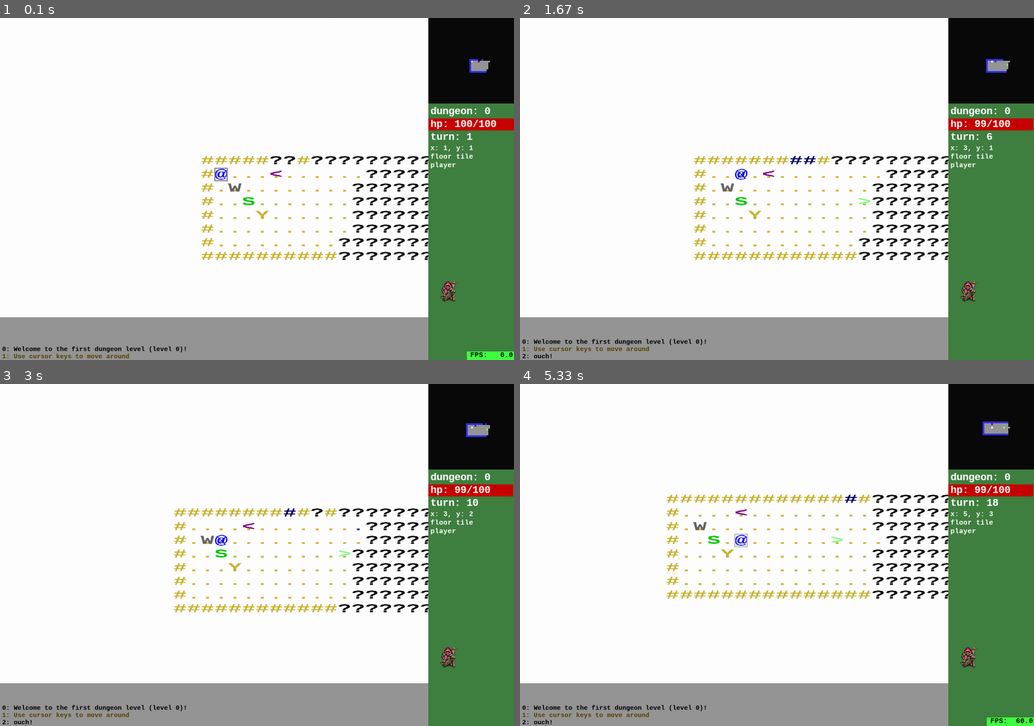
Above: before the commit, frames 1-4 (two rows, left to right).
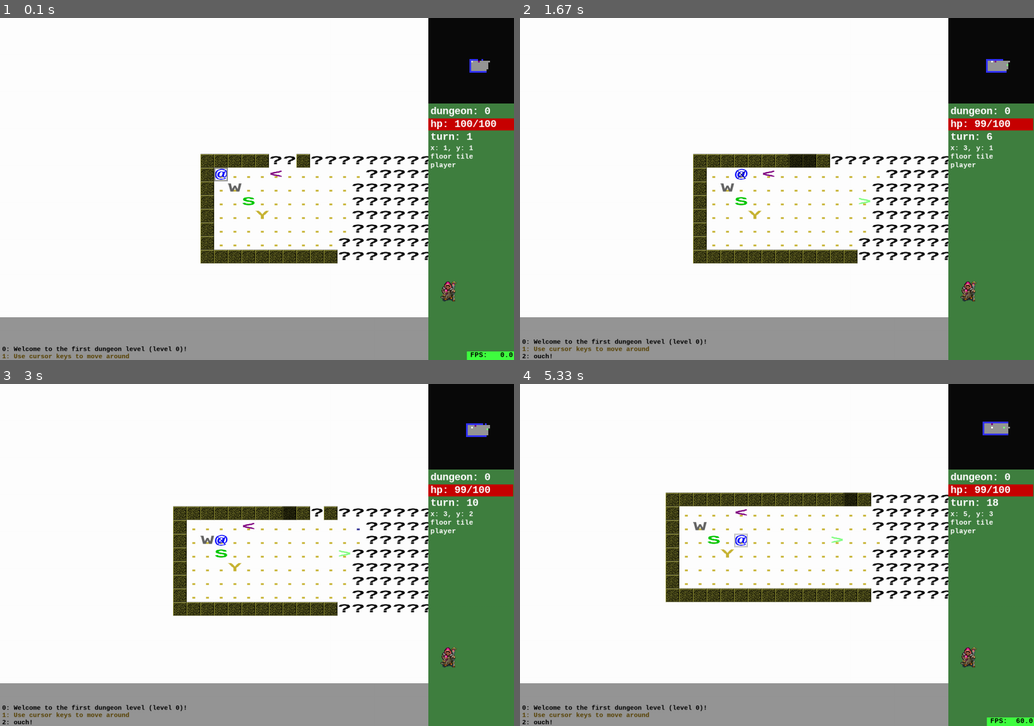
Above: after the commit, the same moments.

Repository: spheppner/roguebasin_python3
Game: pygame game, started from base_pygame_12.py
The game is run twice, just before and just after one commit, with the same random seed, the same clock (stepped at 60 frames per second) and the same inputs.
Inputs:
- Up to frame 1 (0.1 s): no input
- Up to frame 2 (1.67 s): hold Right 0.33-0.8 s; hold Up 0.83-1.13 s; tap Space at 0.9, 1.23, 1.53 s; tap Shift at 0.98 s; hold Right 1.17-1.63 s; tap 1 at 1.32 s
- Up to frame 3 (3 s): hold Down 2.23-2.53 s; tap Space at 2.3, 2.63, 2.93 s; tap Shift at 2.38 s; tap 1 at 2.72 s
- Up to frame 4 (5.33 s): hold Right 3.4-4.03 s; tap Space at 3.47, 3.77, 4.13, 5.03 s; tap Shift at 3.55, 5.12 s; hold Down 4.07-4.43 s; tap 1 at 4.22 s; hold Right from 4.97 s (still down)

The runs differ from the first frame. In frame 1, 2.4% of the frame differs, in the area x 39-66%, y 39-72%; in frame 2, 3.1%; in frame 3, 3.2%; in frame 4, 4.0%, in the area x 28-69%, y 31-64%.

Commit message:
Update base_pygame_12.py

Diff:
--- a/base_pygame_12.py
+++ b/base_pygame_12.py
@@ -959,27 +959,33 @@
         feats_img = pygame.image.load(os.path.join("data", "feat.png"))
         feats_dark_img = feats_img.copy()
         # blit a darker picture over the original to darken
-        darken_percent = .25
+        darken_percent = .50
         for (original, copy) in [(walls_img, walls_dark_img), (floors_img, floors_dark_img),
                                  (feats_img, feats_dark_img)]:
             dark = pygame.surface.Surface(original.get_size()).convert_alpha()
             dark.fill((0, 0, 0, darken_percent * 255))
             copy.blit(dark, (0, 0))  # blit dark surface over original
         # get a list of floor tiles and another list of wall tiles, each with an index
-        for (original, targetlist, width, height) in ((walls_img, self.lightwalls, 32, 32),
-                                                      (walls_dark_img, self.darkwalls, 32, 32),
-                                                      (floors_img, self.lightfloors, 32, 32),
-                                                      (floors_dark_img, self.darkfloors, 32, 32),
-                                                      (feats_img, self.lightfeats, 29, 32),
-                                                      (feats_dark_img, self.darkfeats, 29, 32)):
-            size_x, size_y = original.get_size()
-            # print(original, "size:", size_x, size_y)
-            for y in range(0, size_y + 1, height):
-                for x in range(0, size_x + 1, width):
-                    img = pygame.surface.Surface((width, height))
-                    img.blit(original, (0, 0), (x, y, width, height))
-                    img.convert()
-                    targetlist.append(img)
+        #for (original, targetlist, width, height) in ((walls_img, self.lightwalls, 32, 32),
+        #                                              (walls_dark_img, self.darkwalls, 32, 32),
+        #                                              (floors_img, self.lightfloors, 32, 32),
+        #                                              (floors_dark_img, self.darkfloors, 32, 32),
+        #                                              (feats_img, self.lightfeats, 29, 32),
+        #                                              (feats_dark_img, self.darkfeats, 29, 32)):
+        #    size_x, size_y = original.get_size()
+        #    # print(original, "size:", size_x, size_y)
+        #    for y in range(0, size_y + 1, height):
+        #        for x in range(0, size_x + 1, width):
+        #            img = pygame.surface.Surface((width, height))
+        #            img.blit(original, (0, 0), (x, y, width, height))
+        #            img.convert()
+        #            targetlist.append(img)
+
+        # ---- add single subimage to darkwalls and lightwalls---
+        # x1,y1, x2,y2: 0,225, 32 , 256
+        self.lightwalls.append(pygame.Surface.subsurface(walls_img, (0,255,32,32)))
+        self.darkwalls.append(pygame.Surface.subsurface(walls_dark_img, (0,255,32,32)))
+
 
         self.wolf_tile = make_text("W", font_color=(100, 100, 100), grid_size=self.grid_size)[0]
         self.snake_tile = make_text("S", font_color=(0, 200, 0), grid_size=self.grid_size)[0]
@@ -990,10 +996,10 @@
         self.yeti_tile = make_text("Y", font_color=(200, 180, 50), grid_size=self.grid_size)[0]
         ##self.floor_tile_dark = self.darkfloors[4*32+0]
         ##self.floor_tile_light = self.lightfloors[4*32+0]
-        self.wall_tile_dark = make_text("#", font_color=(0, 0, 100), grid_size=self.grid_size)[0]
-        ##self.wall_tile_dark = self.darkwalls[3*32+0]   # 0
-        self.wall_tile_light = make_text("#", font_color=(200, 180, 50), grid_size=self.grid_size)[0]
-        ##self.wall_tile_light = self.lightwalls[3*32+0]  # 0
+        #self.wall_tile_dark = make_text("#", font_color=(0, 0, 100), grid_size=self.grid_size)[0]
+        self.wall_tile_dark = self.darkwalls[0]   # 0
+        #self.wall_tile_light = make_text("#", font_color=(200, 180, 50), grid_size=self.grid_size)[0]
+        self.wall_tile_light = self.lightwalls[0]  # 0
         self.unknown_tile = make_text("?", font_color=(14, 14, 14), grid_size=self.grid_size)[0]
         self.stair_up_tile = make_text("<", font_color=(128, 0, 128), grid_size=self.grid_size)[0]
         ##self.stair_up_tile = self.lightfeats[5*35+2]
@@ -1085,7 +1091,7 @@
         for o in Game.objects.values():
             if o.z == z and o.y == y and o.x == x:  # only care if in the correct dungeon level
                 # -- only care for Monster class instances or instances that are a child of the Monster class --
-                if o.is_member("Monster"):
+                if o.is_member("Monster") and o.hitpoints > 0:
                     c = self.legend[o.char]
                     # self.screen.blit(c, (o.x * self.grid_size[0], o.y * self.grid_size[1]))
                     if o == self.game.player:
